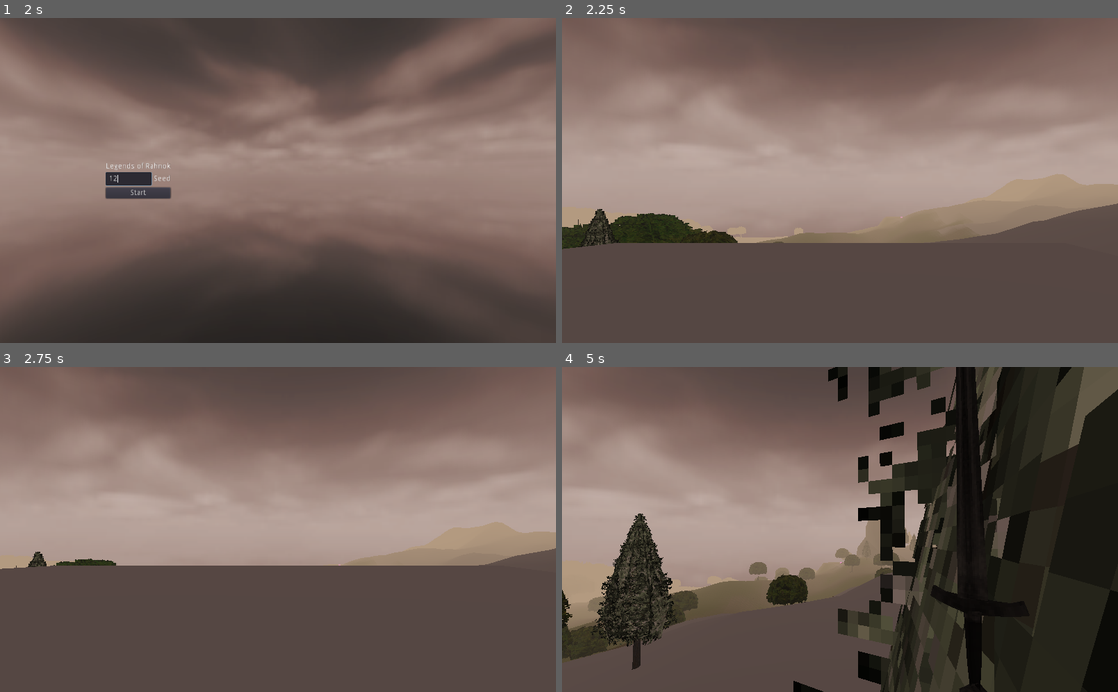
Above: before the commit, frames 1-4 (two rows, left to right).
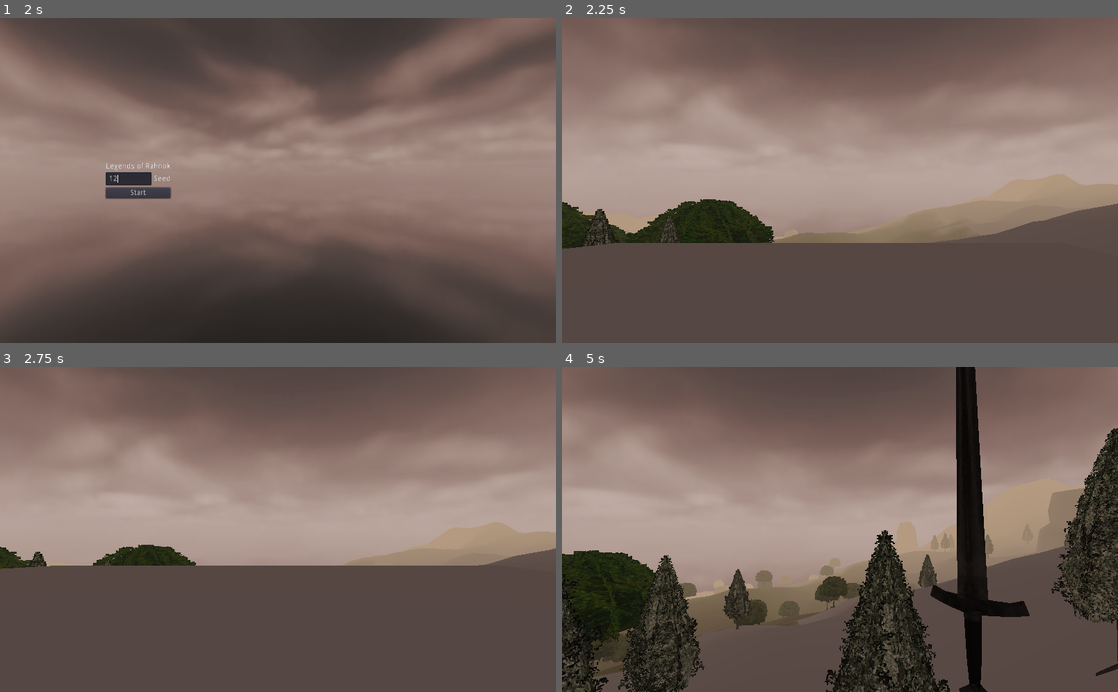
Above: after the commit, the same moments.

Repository: itaden1/webRPG
Game: Godot game, scene res://Scenes/GUI/logo_splash/logo_splash.tscn
The game is run twice, just before and just after one commit, with the same random seed, the same clock (stepped at 60 frames per second) and the same inputs.
Inputs (mouse positions are in pixels of both pictures, inside the frame that each line leads up to):
- Up to frame 1 (2 s): tap Enter (ui_accept) at 0.5, 0.77 s; move the mouse to (400, 164) at 0.52 s; hold D 0.53-1.25 s; hold F (Interact) 0.53-1.25 s; click (127, 180) at 1.27 s; type "12" at 1.35 s
- Up to frame 2 (2.25 s): click "Start" at 2 s
- Up to frame 3 (2.75 s): no input
- Up to frame 4 (5 s): move the mouse to (812, 529) at 2.77 s; hold W from 2.78 s (still down); click (812, 529) at 2.85 s; tap Enter (ui_accept) at 3.02, 4.52 s; tap F (Interact) at 3.05, 3.8, 4.35 s; move the mouse to (851, 523) at 3.52 s; hold X (DrawSheathWeapon) 3.53-4.28 s; move the mouse to (834, 536) at 4.27 s

Frame 1 is identical in both runs. In frame 2, 2.2% of the frame differs, in the area x 0-62%, y 55-71%; in frame 3, 1.1%; in frame 4, 43%, in the area x 0-100%, y 0-100%.

Commit message:
dungeon exit and entrance

Diff:
--- /dev/null
+++ b/Scenes/Dungeons/DungeonPortal.tscn
@@ -0,0 +1,30 @@
+[gd_scene load_steps=5 format=2]
+
+[ext_resource path="res://Scenes/Dungeons/Test/DungeonPortal.gd" type="Script" id=2]
+
+[sub_resource type="BoxShape" id=2]
+
+[sub_resource type="CubeMesh" id=1]
+
+[sub_resource type="SpatialMaterial" id=3]
+emission_enabled = true
+emission = Color( 0.870588, 0.054902, 1, 1 )
+emission_energy = 1.0
+emission_operator = 0
+emission_on_uv2 = false
+
+[node name="DungeonPortal" type="StaticBody"]
+transform = Transform( -6.99941, 0, -0.0907716, 0, 7, 0, 0.0907716, 0, -6.99941, 3.12802, 0, 2.96339 )
+script = ExtResource( 2 )
+
+[node name="ExitPosition" type="Position3D" parent="."]
+transform = Transform( 0.999998, 0, -0.0019722, 0, 1, 0, 0.0019722, 0, 0.999998, 0.0154278, 0.893718, -1.86265 )
+
+[node name="CollisionShape" type="CollisionShape" parent="."]
+transform = Transform( 1, 0, 0, 0, 1, 0, 0, 0, 1, 0, 0.980732, 0 )
+shape = SubResource( 2 )
+
+[node name="MeshInstance" type="MeshInstance" parent="."]
+transform = Transform( 1, 0, 0, 0, 1, 0, 0, 0, 1, 0, 0.980732, 0 )
+mesh = SubResource( 1 )
+material/0 = SubResource( 3 )
--- a/Scenes/Dungeons/Test/DungeonGenerator.gd
+++ b/Scenes/Dungeons/Test/DungeonGenerator.gd
@@ -10,6 +10,7 @@
 onready var spawn_point: Spatial = get_node("SpawnPoint")
 
 var test_dungeon_interior = preload("res://Scenes/Dungeons/Test/TestDungeonInterior.tscn")
+var dungeon_portal = preload("res://Scenes/Dungeons/DungeonPortal.tscn")
 
 var dungeon_interior_node: Spatial
 
@@ -31,10 +32,10 @@
 		params.padding
 	)
 
-	var dungeon_interior_node = Spatial.new()
+	dungeon_interior_node = Spatial.new()
 
-	var spawn_vec: Vector2
-	var offset = 20
+	var dungeon_exit_vec: Vector2
+	var offset = 18
 
 	var grid: Dictionary = {}
 	for x in range(0, params.width):
@@ -46,11 +47,11 @@
 		for x in range(l.position.x, l.end.x):
 			for y in range(l.position.y, l.end.y):
 				grid[_as_key(Vector2(x,y))] = 1
-				if !spawn_vec:
-					spawn_vec = Vector2(x,y)
-	#print(grid)
+				if !dungeon_exit_vec:
+					dungeon_exit_vec = Vector2(l.position.x, l.position.y-1)
+
 	for l in all_leaves:
-		var corridor_grid = make_corridors(tree, l, {}, params.padding)
+		var corridor_grid = make_corridors(tree, l, {})
 
 		for k in corridor_grid.keys():
 			if grid[k] == 0:
@@ -64,22 +65,23 @@
 			block.transform.origin.z = vec.y * offset
 			dungeon_interior_node.add_child(block)
 
-	# for testing only! should not begin game at dungeon entrance
-#	spawn_point = Spatial.new()
-#	spawn_point
+	dungeon_interior_node.transform.origin.y = dungeon_world_location_y
+
+	add_child(dungeon_interior_node)
+
+	var dungeon_entrance = dungeon_portal.instance()
+	add_child(dungeon_entrance)
+	var dungeon_exit = dungeon_portal.instance()
+	dungeon_interior_node.add_child(dungeon_exit)
+
+	dungeon_entrance.exit = dungeon_exit.get_node("ExitPosition")
+	dungeon_exit.exit = dungeon_entrance.get_node("ExitPosition")
+	dungeon_exit.transform.origin = Vector3(dungeon_exit_vec.x * offset, 0, dungeon_exit_vec.y * offset)
 
 
-	var dungeon_interior_spawn = Position3D.new()
-	dungeon_interior_spawn.transform.origin = Vector3(spawn_vec.x * offset, 15, spawn_vec.y * offset)
-
-	dungeon_interior_node.transform.origin.y = dungeon_world_location_y
-	dungeon_interior_node.add_child(dungeon_interior_spawn)
-
-	add_child(dungeon_interior_node)
-	get_node("DungeonEntrance").exit = dungeon_interior_spawn
-
-
-func make_corridors(tree: Dictionary, branch: Rect2, grid: Dictionary, seen=[]):
+func make_corridors(tree: Dictionary, branch: Rect2, grid: Dictionary):
+	# TODO: Make a function in bpt script that describes corridor connections as a graph
+	# TODO: Expiriment with looping paths
 	var parent = bpt.get_parent_node(tree, branch)
 	if !parent:
 		return grid
--- a/Scenes/Dungeons/Test/DungeonEntrance.gd
+++ b/Scenes/Dungeons/Test/DungeonPortal.gd
@@ -1,11 +1,7 @@
-extends StaticBody
-
+extends Spatial
 
 var exit: Position3D
 
-func _ready():
-	pass # Replace with function body.
-
-
 func interact(interactor: Spatial):
 	interactor.global_transform.origin = exit.global_transform.origin
+	interactor.rotation.y = exit.rotation.y
--- a/Scenes/Dungeons/Test/TestDungeon.tscn
+++ b/Scenes/Dungeons/Test/TestDungeon.tscn
@@ -1,34 +1,9 @@
-[gd_scene load_steps=6 format=2]
+[gd_scene load_steps=2 format=2]
 
-[ext_resource path="res://Scenes/Dungeons/Test/DungeonEntrance.gd" type="Script" id=1]
 [ext_resource path="res://Scenes/Dungeons/Test/DungeonGenerator.gd" type="Script" id=2]
-
-[sub_resource type="BoxShape" id=2]
-
-[sub_resource type="CubeMesh" id=1]
-
-[sub_resource type="SpatialMaterial" id=3]
-emission_enabled = true
-emission = Color( 0.870588, 0.054902, 1, 1 )
-emission_energy = 1.0
-emission_operator = 0
-emission_on_uv2 = false
 
 [node name="Dungeon" type="Spatial"]
 script = ExtResource( 2 )
 
-[node name="DungeonEntrance" type="StaticBody" parent="."]
-transform = Transform( 3, 0, 0, 0, 3, 0, 0, 0, 3, 0, 0, 0 )
-script = ExtResource( 1 )
-
-[node name="CollisionShape" type="CollisionShape" parent="DungeonEntrance"]
-transform = Transform( 1, 0, 0, 0, 1, 0, 0, 0, 1, 0, 0.980732, 0 )
-shape = SubResource( 2 )
-
-[node name="MeshInstance" type="MeshInstance" parent="DungeonEntrance"]
-transform = Transform( 1, 0, 0, 0, 1, 0, 0, 0, 1, 0, 0.980732, 0 )
-mesh = SubResource( 1 )
-material/0 = SubResource( 3 )
-
 [node name="SpawnPoint" type="Spatial" parent="."]
 transform = Transform( 1, 0, 0, 0, 1, 0, 0, 0, 1, 0, 6.58188, 25.1512 )
--- a/Scenes/Dungeons/Test/TestDungeonInterior.tscn
+++ b/Scenes/Dungeons/Test/TestDungeonInterior.tscn
@@ -1,21 +1,24 @@
-[gd_scene load_steps=4 format=2]
+[gd_scene load_steps=5 format=2]
 
-[ext_resource path="res://Scenes/Towns/BuildingBlocks/Tudor/StonePillar.material" type="Material" id=1]
+[ext_resource path="res://Materials/Buildings/Bricks_01-128x128.png" type="Texture" id=1]
 
 [sub_resource type="CubeMesh" id=1]
+
+[sub_resource type="SpatialMaterial" id=3]
+albedo_texture = ExtResource( 1 )
+uv1_scale = Vector3( 5, 5, 5 )
 
 [sub_resource type="ConcavePolygonShape" id=2]
 data = PoolVector3Array( -1, 1, 1, 1, 1, 1, -1, -1, 1, 1, 1, 1, 1, -1, 1, -1, -1, 1, 1, 1, -1, -1, 1, -1, 1, -1, -1, -1 …(284 unchanged characters)…
 
-[node name="DungeonInterior" type="MeshInstance"]
-transform = Transform( 10, 0, 0, 0, 10, 0, 0, 0, 10, 0, 0, 0 )
+[node name="DungeonInterior" type="Spatial"]
+
+[node name="DungeonInteriorMesh" type="MeshInstance" parent="."]
+transform = Transform( 9, 0, 0, 0, 1, 0, 0, 0, 9, 0, -0.695453, 0 )
 mesh = SubResource( 1 )
-material/0 = ExtResource( 1 )
+material/0 = SubResource( 3 )
 
-[node name="StaticBody" type="StaticBody" parent="."]
+[node name="StaticBody" type="StaticBody" parent="DungeonInteriorMesh"]
 
-[node name="CollisionShape" type="CollisionShape" parent="StaticBody"]
+[node name="CollisionShape" type="CollisionShape" parent="DungeonInteriorMesh/StaticBody"]
 shape = SubResource( 2 )
-
-[node name="SpawnPoint" type="Position3D" parent="."]
-transform = Transform( 1, 0, 0, 0, 1, 0, 0, 0, 1, 0, 12.4855, 0 )
--- a/Scripts/Generators/LocationGenerator.gd
+++ b/Scripts/Generators/LocationGenerator.gd
@@ -23,7 +23,7 @@
 
 func generate_dungeon():
 	var dungeon_node = test_dungeon_scene.instance()
-	dungeon_node.generate({width=20, height=20, partitions=15, padding=[1], max_room_size=6, min_room_size=3})
+	dungeon_node.generate({width=15, height=15, partitions=15, padding=[1], max_room_size=6, min_room_size=3})
 	return {
 		location_node = dungeon_node,
 		location_padding = 90
--- a/assets/simple_fpsplayer/Player.gd
+++ b/assets/simple_fpsplayer/Player.gd
@@ -7,8 +7,8 @@
 
 const GRAVITY =-32.8
 var vel = Vector3()
-const MAX_SPEED = 50
-const JUMP_SPEED = 30
+const MAX_SPEED = 20
+const JUMP_SPEED = 15
 const ACCEL = 8.5
 
 var dir = Vector3()
--- a/assets/simple_fpsplayer/Player.tscn
+++ b/assets/simple_fpsplayer/Player.tscn
@@ -103,5 +103,5 @@
 [node name="InteractionRay" type="RayCast" parent="."]
 transform = Transform( 1, 0, 0, 0, 1, 0, 0, 0, 1, 0, 1.70064, 0 )
 enabled = true
-cast_to = Vector3( 0, 0, 4 )
+cast_to = Vector3( 0, 0, 6 )
 script = ExtResource( 2 )
